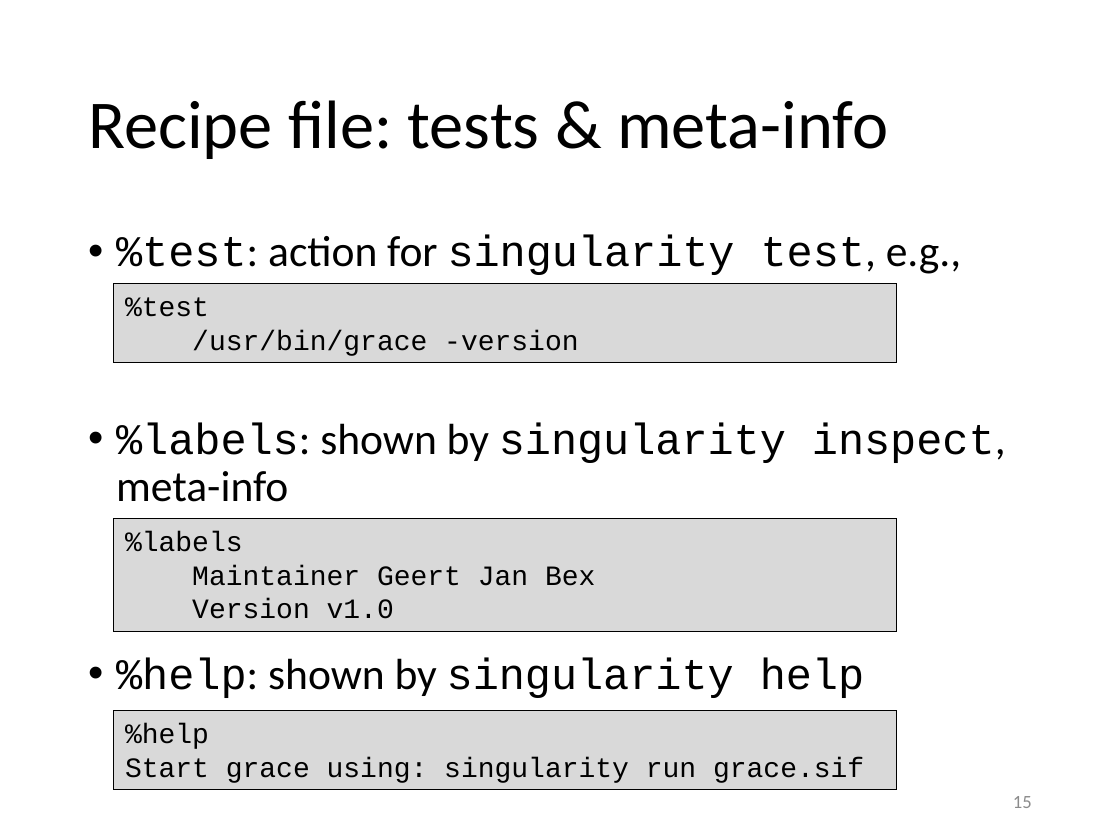
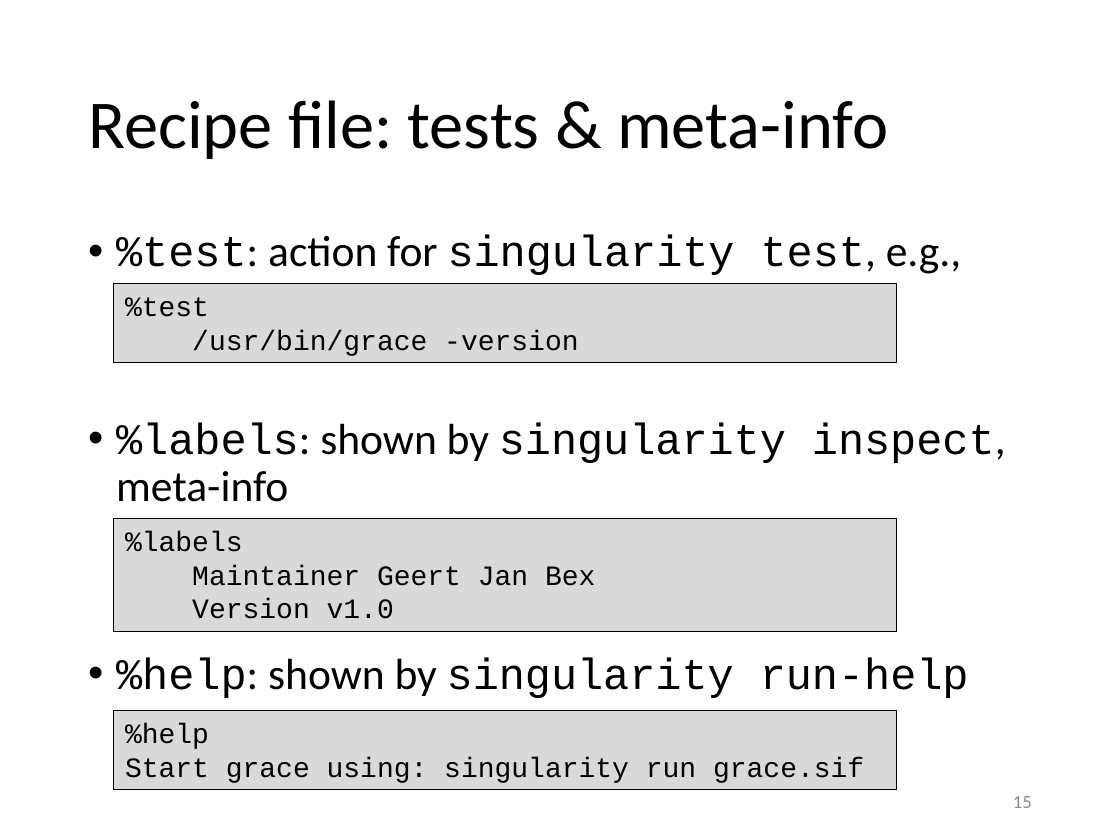
Before and after one commit to gjbex/Containers-for-HPC, a slide deck: slide 15 of singularity.pptx. Drawn at 1120x840 pixels with LibreOffice and Linux fonts; fonts in the diff are those of the drawing. Boxes give left, top, right and bottom in pixels: in the first picture for what was removed or moved away, otherwise in the second. Text is boxed around its words. In the diff, an @@ line names an element or a change of style, - is before the commit and + after.

Commit message:
Fix outdated help command

```diff
--- a/singularity.pptx
+++ b/singularity.pptx
@@ text at (116,657,969,698): text changed @@
-• %help: shown by singularity help
+• %help: shown by singularity run-help
```
